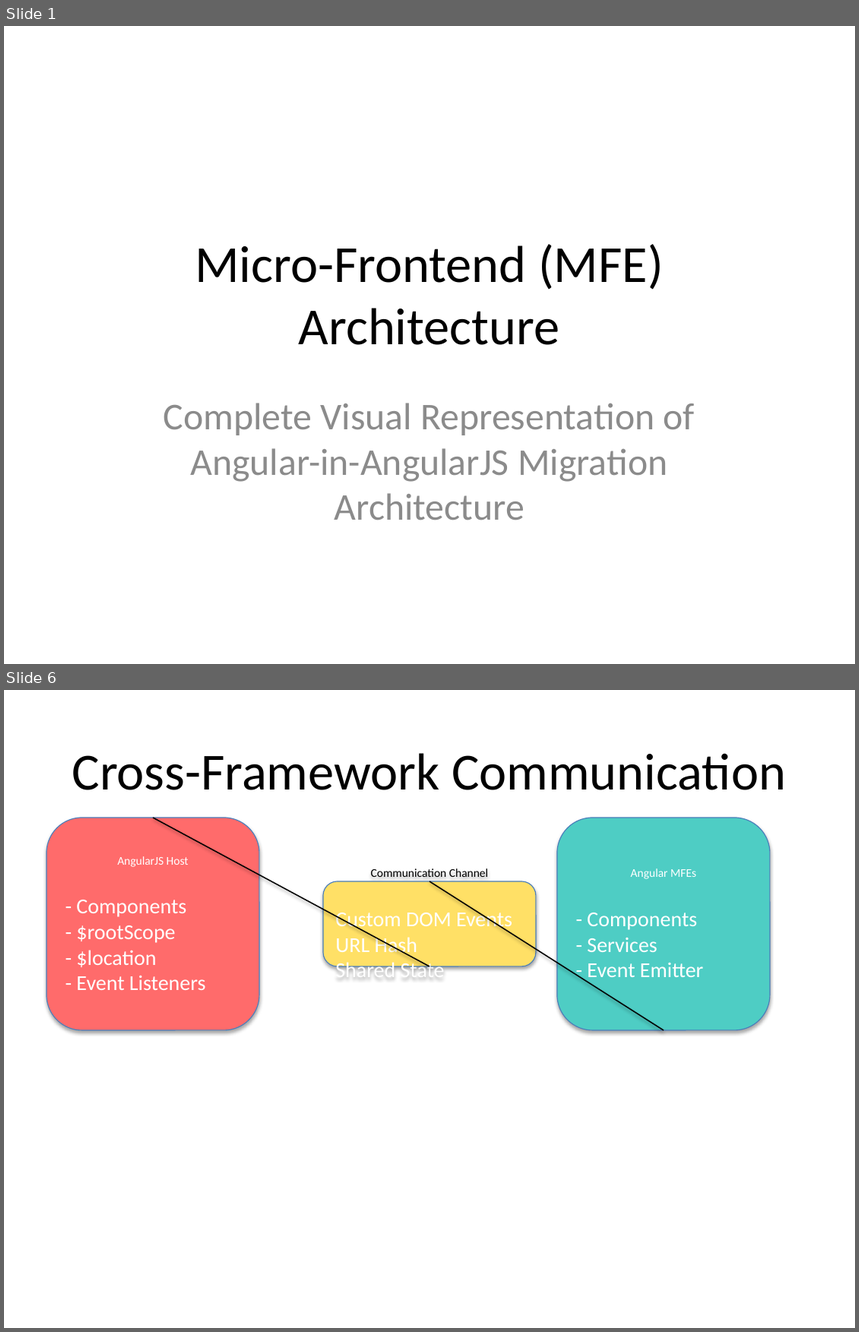
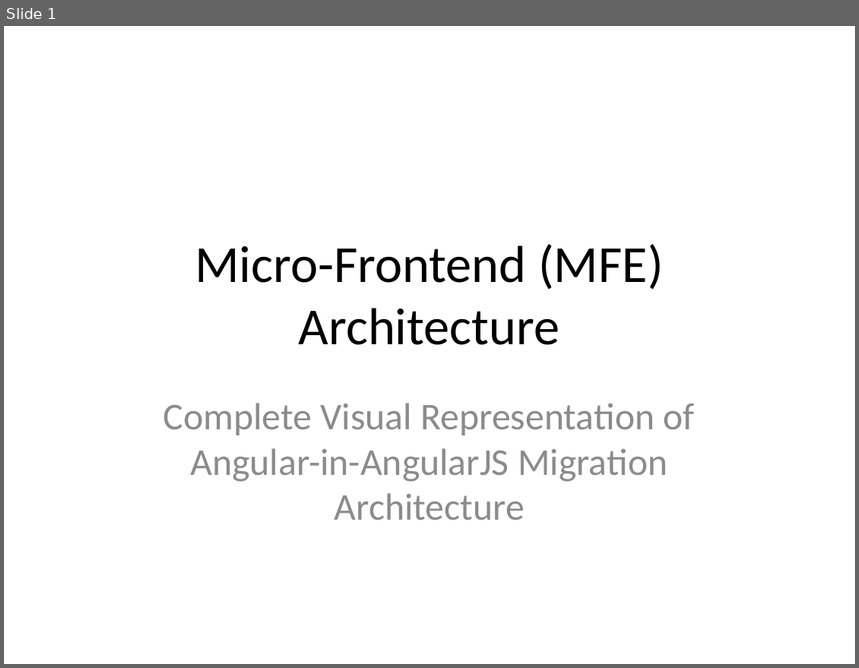
Before and after one commit to mainul-islam-faruqi/migration-from-Angularjs-to-angular, a slide deck: MFE_Architecture_Diagram.pptx. Shown one above the other, each under a label of ours: slides 1 and 6 before the commit, slide 1 after it; the slides between them are not shown. The pictures are 859x1332 and 859x668 pixels, drawn with LibreOffice and Linux fonts; fonts in the diff are those of the drawing. Boxes give left, top, right and bottom in pixels: in the first picture for what was removed or moved away, otherwise in the second. Text is boxed around its words. In the diff, an @@ line names an element or a change of style, - is before the commit and + after.

```diff
--- a/MFE_Architecture_Diagram.pptx
+++ b/MFE_Architecture_Diagram.pptx
@@ slide 6 removed at bbox=[4, 690, 855, 1328], background #FFFFFF @@
@@ title removed at bbox=[72, 753, 786, 790] @@
-Cross-Framework Communication
@@ rounded rectangle removed at bbox=[47, 818, 259, 1030] @@
-AngularJS Host
-- Components
-- $rootScope
-- $location
-- Event Listeners
@@ line removed from (430, 967) to (153, 818) @@
@@ rounded rectangle removed at bbox=[557, 818, 770, 1030] @@
-Angular MFEs
-- Components
-- Services
-- Event Emitter
@@ rounded rectangle removed at bbox=[323, 882, 536, 967] @@
-Communication Channel
-Custom DOM Events
-URL Hash
-Shared State
@@ line removed from (664, 1030) to (430, 882) @@
```
Also in this commit, not shown: 13 slides added, 11 other slides removed, 7 other files.
